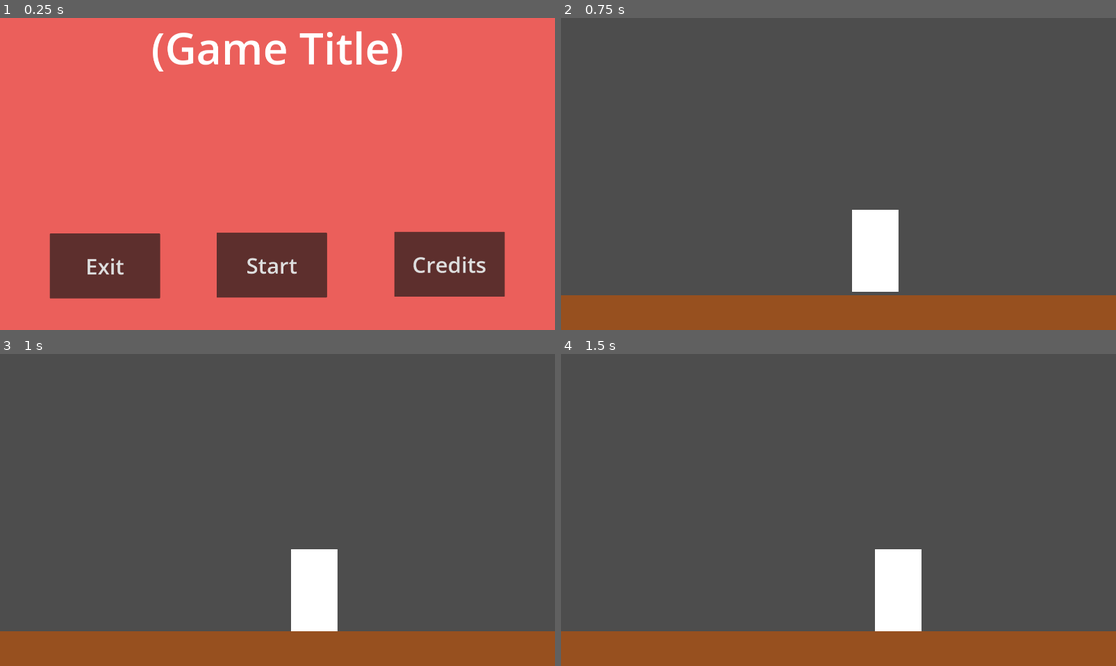
Above: before the commit, frames 1-4 (two rows, left to right).
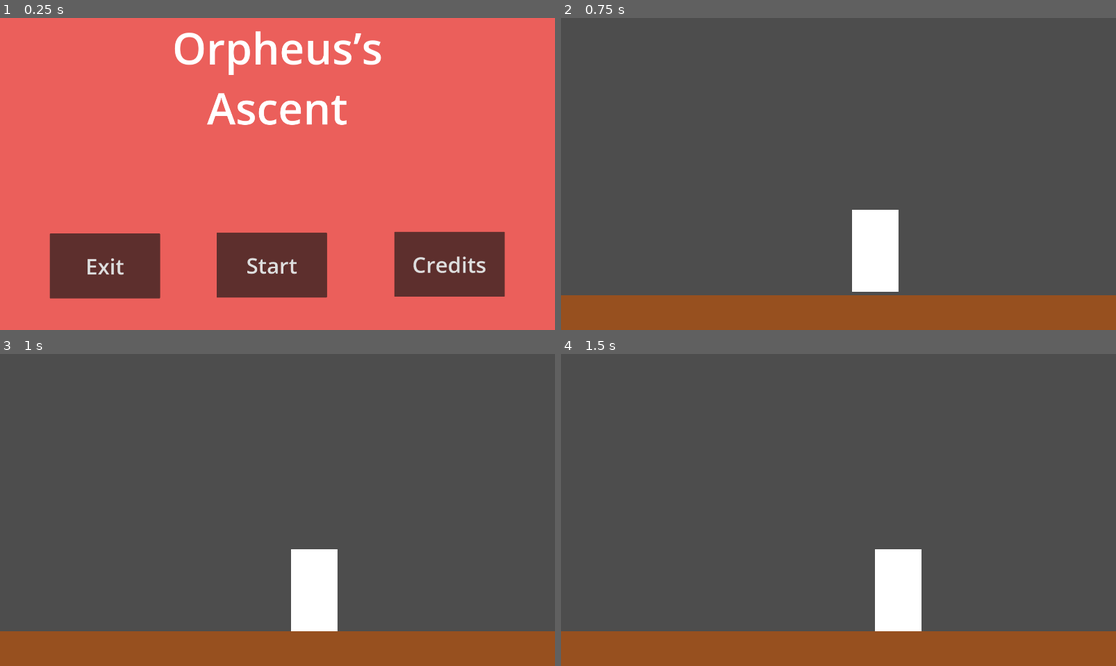
Above: after the commit, the same moments.

Repository: Mseavers1/Orpheus-Ascent
Game: Godot game, scene res://scenes/MainScene.tscn
The game is run twice, just before and just after one commit, with the same random seed, the same clock (stepped at 60 frames per second) and the same inputs.
Inputs:
- Up to frame 1 (0.25 s): no input
- Up to frame 2 (0.75 s): click "Start" at 0.5 s
- Up to frame 3 (1 s): no input
- Up to frame 4 (1.5 s): tap Enter at 1.25 s; hold D (move-right) from 1.28 s (still down)

The runs differ from the first frame. In frame 1, 3.1% of the frame differs, in the area x 27-73%, y 4-35%; in frame 2, nothing differs; in frame 3, nothing differs; in frame 4, nothing differs.

Commit message:
Update Title Name

Diff:
--- /dev/null
+++ b/Csc-275-project/scenes/Game.tscn
@@ -0,0 +1,3 @@
+[gd_scene format=3 uid="uid://43spjmqpdftf"]
+
+[node name="Game" type="Node2D"]
--- a/Csc-275-project/scenes/MainMenu.tscn
+++ b/Csc-275-project/scenes/MainMenu.tscn
@@ -22,7 +22,10 @@
 size_flags_vertical = 3
 theme_override_colors/font_color = Color(1, 1, 1, 1)
 theme_override_font_sizes/font_size = 150
-text = "(Game Title)"
+text = "Orpheus’s
+Ascent
+"
+horizontal_alignment = 1
 
 [node name="CanvasGroup" type="CanvasGroup" parent="."]
 metadata/_edit_lock_ = true
--- a/Csc-275-project/scenes/MainScene.tscn
+++ b/Csc-275-project/scenes/MainScene.tscn
@@ -27,7 +27,3 @@
 
 [node name="PlayerCharacter" parent="." instance=ExtResource("3_jn8ay")]
 position = Vector2(853, 287)
-
-[connection signal="credits_button_pressed" from="MainMenu" to="." method="_on_main_menu_credits_button_pressed"]
-[connection signal="exit_button_pressed" from="MainMenu" to="." method="_on_main_menu_exit_button_pressed"]
-[connection signal="game_start_button_pressed" from="MainMenu" to="." method="_on_main_menu_game_start_button_pressed"]
--- /dev/null
+++ b/Csc-275-project/scenes/Platform.tscn
@@ -0,0 +1,6 @@
+[gd_scene format=3 uid="uid://ynvy45qxv5t1"]
+
+[node name="Platform" type="ColorRect"]
+offset_right = 302.0
+offset_bottom = 40.0
+color = Color(0, 0, 0, 1)
Not shown: 1 places in Csc-275-project/scenes/MainScene.tscn that only renumber resources
